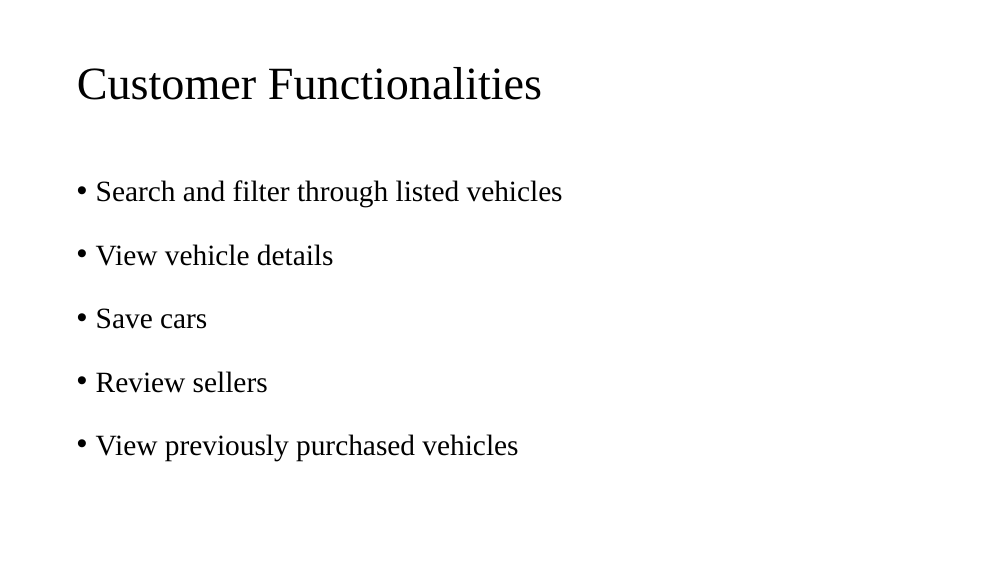
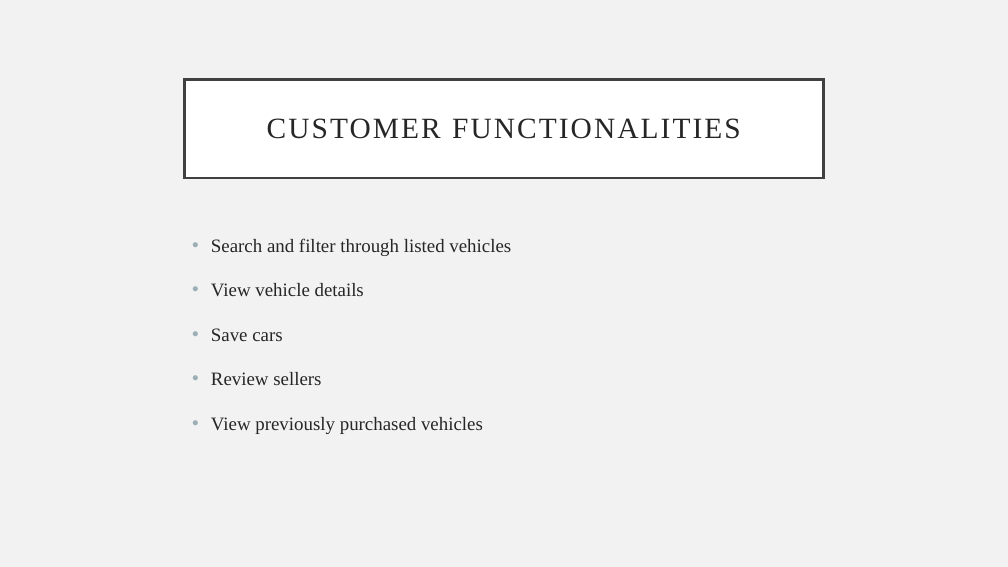
Before and after one commit to dk3nn/team5-csc340, a slide deck: slide 2 of doc/Prototype presentaion.pptx. Drawn at 1008x567 pixels with LibreOffice and Linux fonts; fonts in the diff are those of the drawing. Boxes give left, top, right and bottom in pixels: in the first picture for what was removed or moved away, otherwise in the second. Text is boxed around its words. In the diff, an @@ line names an element or a change of style, - is before the commit and + after.

```diff
--- a/doc/Prototype presentaion.pptx
+++ b/doc/Prototype presentaion.pptx
@@ background #FFFFFF to #F2F2F2 @@
@@ title "CUSTOMER FUNCTIONALITIES": place and size @@
-title "CUSTOMER FUNCTIONALITIES" at [77,67,542,100]
+title "CUSTOMER FUNCTIONALITIES" at [185,79,823,178]
@@ title "CUSTOMER FUNCTIONALITIES" at [185,79,823,178]: fill none to #FFFFFF; outline none to #404040 2.5 pt @@
@@ title at [267,118,741,139]: text changed; size 44 to 28 pt; text colour #000000 to #262626 @@
-Customer Functionalities
+CUSTOMER FUNCTIONALITIES
@@ text "Search and filter through listed ...": place and size @@
-text "Search and filter through listed ..." at [96,180,563,461]
+text "Search and filter through listed ..." at [211,238,511,434]
@@ text "Search and filter through listed ..." at [211,238,511,434]: size 28 to 18 pt, text colour #000000 to #262626 @@
```
Also in this commit, not shown: 1 other slide changed, 1 slide added, 1 slide removed.
